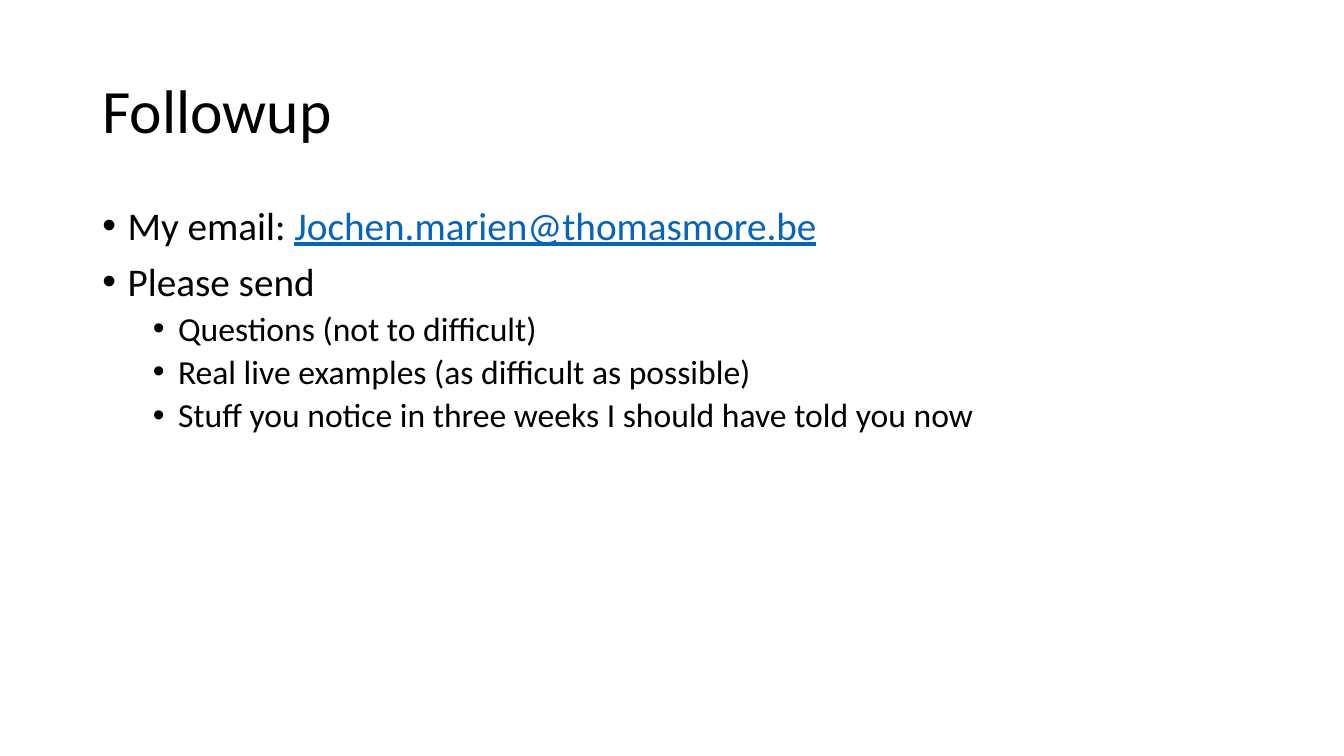
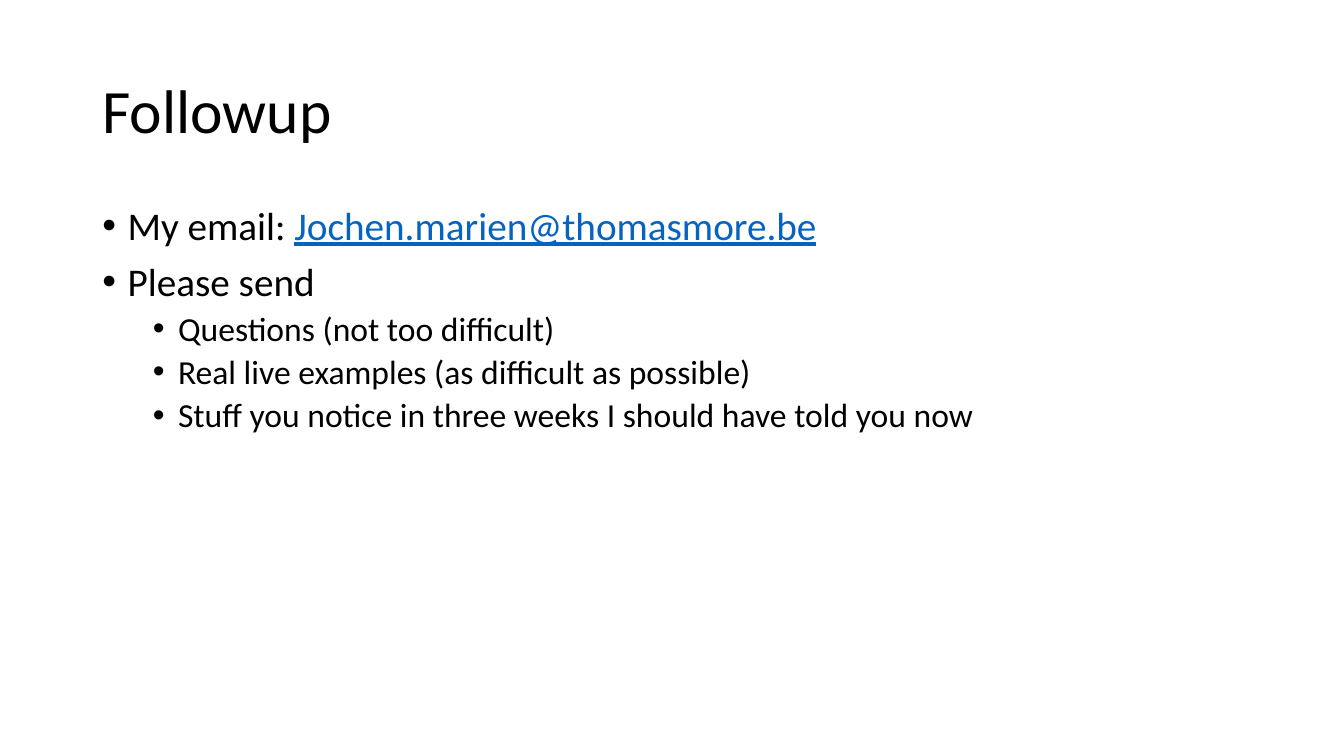
Before and after one commit to mjochen/PS-DSC-Course, a slide deck: slide 69 of DSC.pptx. Drawn at 1344x756 pixels with LibreOffice and Linux fonts; fonts in the diff are those of the drawing. Boxes give left, top, right and bottom in pixels: in the first picture for what was removed or moved away, otherwise in the second. Text is boxed around its words. In the diff, an @@ line names an element or a change of style, - is before the commit and + after.

```diff
--- a/DSC.pptx
+++ b/DSC.pptx
@@ text at (178, 316, 554, 346): text changed @@
-  • Questions (not to difficult)
+  • Questions (not too difficult)
```
Also in this commit, not shown: 1 other slide changed, 1 other file.
